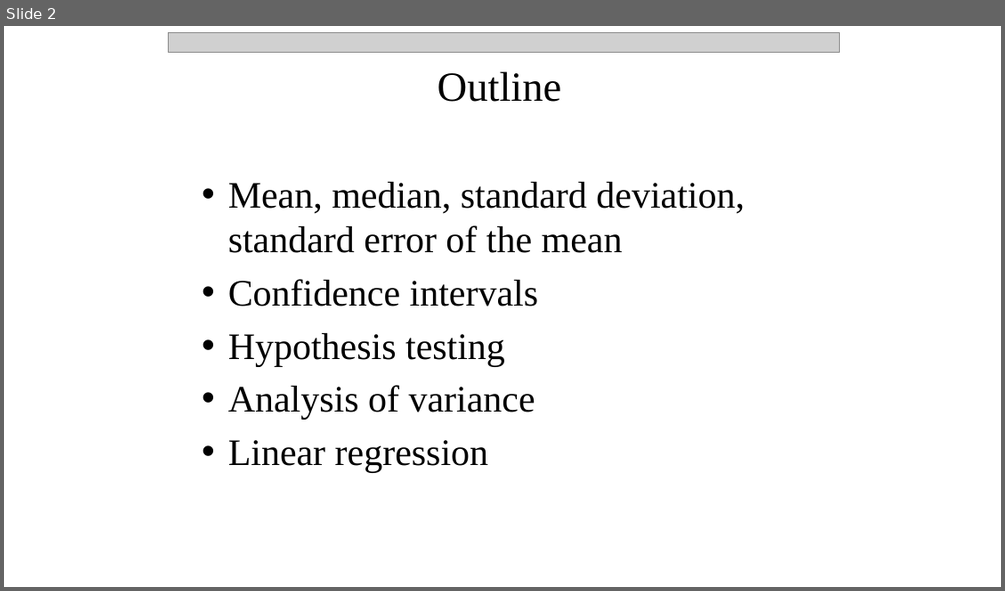
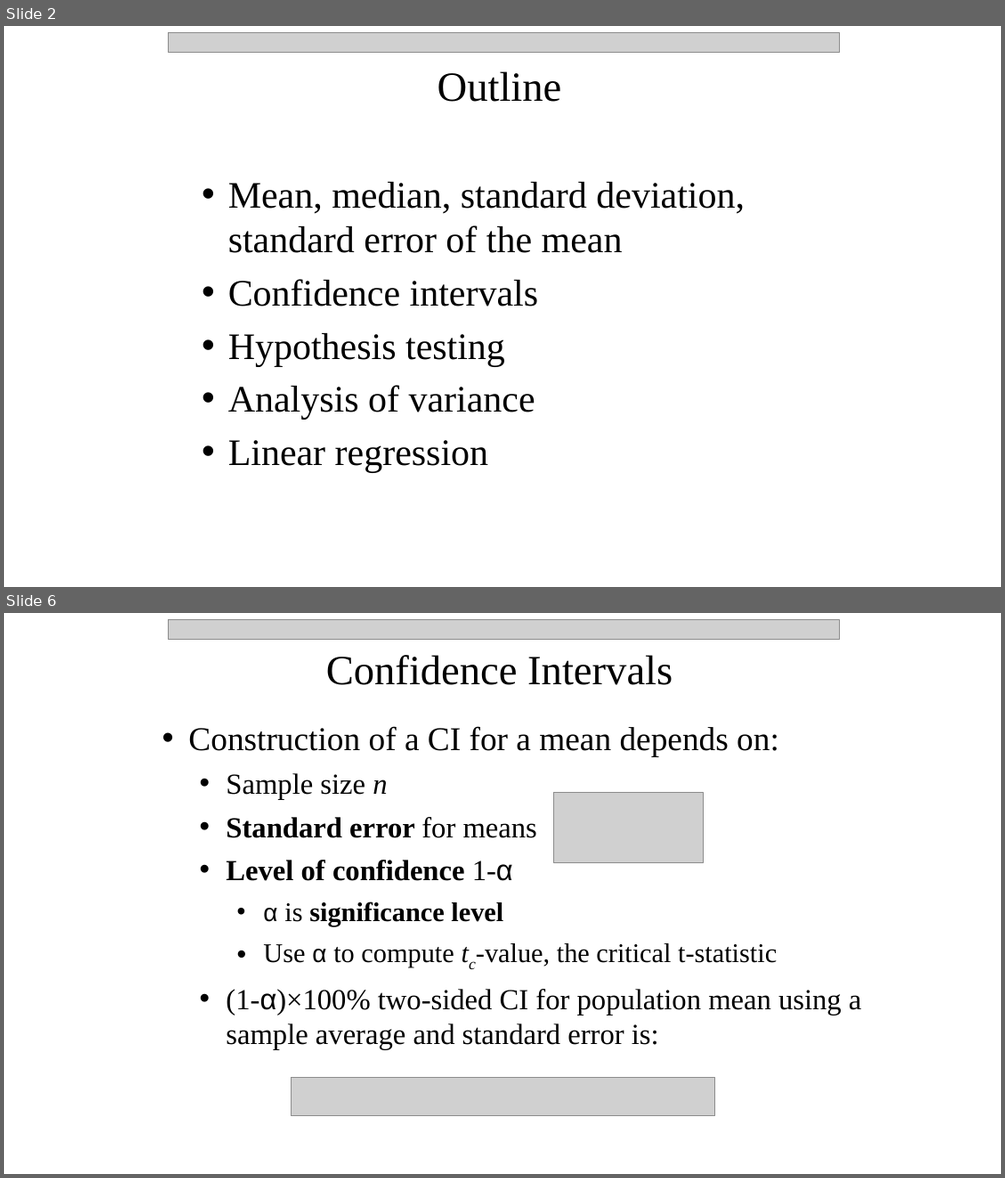
Before and after one commit to npetraco/workshop21, a slide deck: notes/day_2.pptx. Shown one above the other, each under a label of ours: slide 2 before the commit, slides 2 and 6 after it; the slides between them are not shown. The pictures are 1005x591 and 1005x1178 pixels, drawn with LibreOffice and Linux fonts; fonts in the diff are those of the drawing; grey boxes stand for pictures. Boxes give left, top, right and bottom in pixels: in the first picture for what was removed or moved away, otherwise in the second. Text is boxed around its words. In the diff, an @@ line names an element or a change of style, - is before the commit and + after.

```diff
--- a/notes/day_2.pptx
+++ b/notes/day_2.pptx
@@ slide 6 added at (x1=4, y1=613, x2=1001, y2=1174), background #FFFFFF @@
@@ picture added at (x1=169, y1=619, x2=840, y2=639) @@
@@ text added at (x1=326, y1=655, x2=672, y2=685), 40 pt, text #000000 @@
+Confidence Intervals
@@ text added at (x1=188, y1=726, x2=861, y2=1050), 28 pt, text #000000 @@
+• Construction of a CI for a mean depends on:
+  • Sample size n
+  • Standard error for means
+  • Level of confidence 1-α
+    • α is significance level
+    • Use α to compute tc-value, the critical t-statistic
+  • (1-α)×100% two-sided CI for population mean using a sample average and standard error is:
@@ picture added at (x1=554, y1=792, x2=704, y2=862) @@
@@ picture added at (x1=291, y1=1078, x2=714, y2=1116) @@
```
Also in this commit, not shown: 1 slide changed, 4 other slides added.
